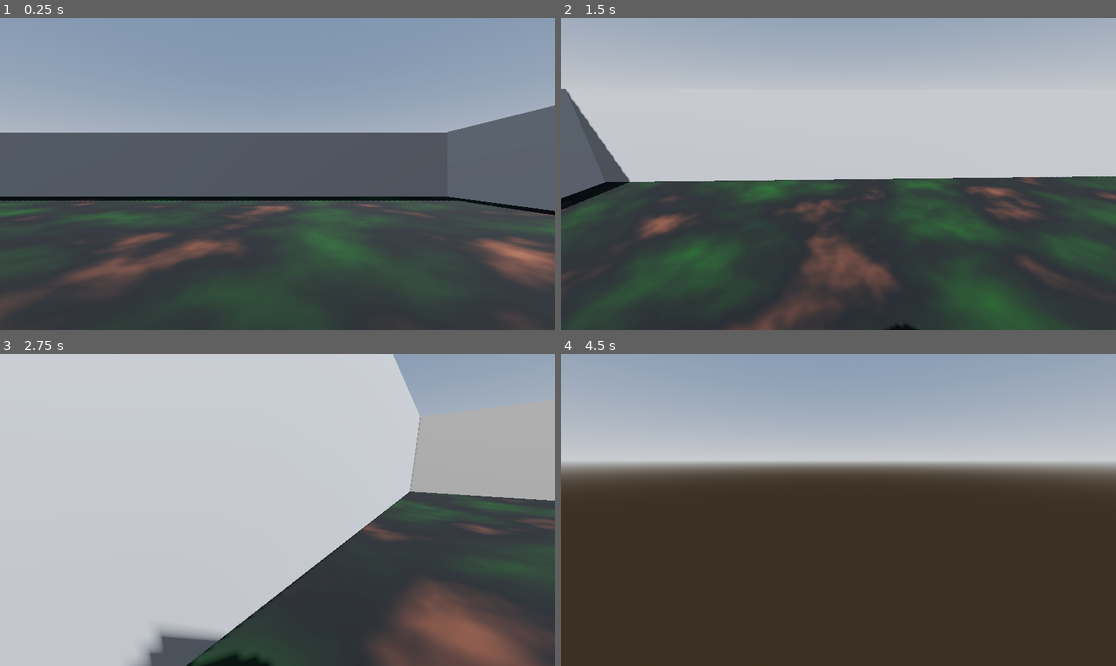
Above: before the commit, frames 1-4 (two rows, left to right).
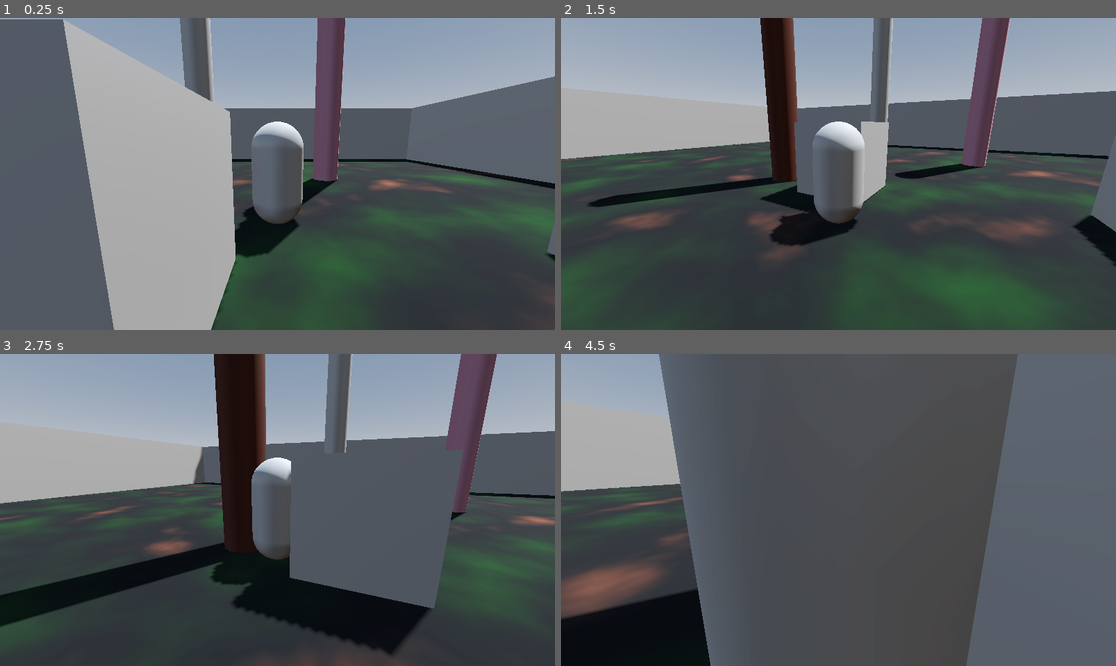
Above: after the commit, the same moments.

Repository: gxstavomiguel/godot-project
Game: Godot game, scene res://node_3d.tscn
Same seed, same stepped clock (60 frames per second), same inputs: the game is played once before the commit and once after it.
Inputs (mouse positions are in pixels of both pictures, inside the frame that each line leads up to):
- Up to frame 1 (0.25 s): no input
- Up to frame 2 (1.5 s): tap Enter at 0.5 s; move the mouse to (960, 158) at 0.52 s; hold S (right) 0.53-1.28 s; hold Ctrl (run, bound only after the commit) 0.53-1.28 s; click (960, 158) at 0.67 s; tap Space (jump) at 0.77 s; move the mouse to (810, 174) at 1.27 s; hold W (forward) from 1.28 s (still down); tap Ctrl (run, bound only after the commit) at 1.35 s
- Up to frame 3 (2.75 s): keep holding W (forward); tap Space (jump) at 1.52 s; move the mouse to (288, 503) at 2.02 s; hold Ctrl (run, bound only after the commit) from 2.03 s (still down)
- Up to frame 4 (4.5 s): keep holding W (forward); move the mouse to (832, 516) at 2.77 s; release Ctrl (run, bound only after the commit) at 2.78 s; tap Ctrl (run, bound only after the commit) at 2.85, 4.35 s; tap Space (jump) at 3.02, 3.77 s; move the mouse to (877, 513) at 3.52 s; hold Ctrl (run, bound only after the commit) 3.53-4.28 s; move the mouse to (794, 506) at 4.27 s

The runs differ from the first frame. In frame 1, 48% of the frame differs, in the area x 0-100%, y 0-100%; in frame 2, 44%; in frame 3, 84%; in frame 4, 93%.

Commit message:
Modificações
Câmera em terceira pessoa,
Movimentação andando e correndo,
olhar para os lados,
olhar em direção do mouse

Diff:
--- a/Player.tscn
+++ b/Player.tscn
@@ -6,16 +6,24 @@
 
 [sub_resource type="CapsuleMesh" id="CapsuleMesh_kne1u"]
 
+[sub_resource type="CylinderMesh" id="CylinderMesh_xhfnw"]
+
 [node name="Player" type="CharacterBody3D"]
 script = ExtResource("1_xhfnw")
 
 [node name="CollisionShape3D" type="CollisionShape3D" parent="."]
 shape = SubResource("CapsuleShape3D_kpjcp")
 
-[node name="MeshInstance3D" type="MeshInstance3D" parent="."]
+[node name="Geometry" type="MeshInstance3D" parent="."]
 mesh = SubResource("CapsuleMesh_kne1u")
 
-[node name="Pivot" type="Node3D" parent="."]
+[node name="MeshInstance3D" type="MeshInstance3D" parent="Geometry"]
+transform = Transform3D(0.7, 0, 0, 0, -2.18557e-08, -0.5, 0, 0.5, -2.18557e-08, 0, 0.5, -0.214958)
+mesh = SubResource("CylinderMesh_xhfnw")
+
+[node name="Pivot" type="SpringArm3D" parent="."]
+transform = Transform3D(1, 0, 0, 0, 0.984808, 0.173648, 0, -0.173648, 0.984808, 0, 0, 0)
+spring_length = 4.0
 
 [node name="Camera3D" type="Camera3D" parent="Pivot"]
-transform = Transform3D(1, 0, 0, 0, 1, 0, 0, 0, 1, 0, 0.398743, 0)
+transform = Transform3D(1, 0, 0, 0, 1, 7.45058e-08, 0, -5.96046e-08, 1, 0, 5.56957, 4.10089)
--- a/node_3d.tscn
+++ b/node_3d.tscn
@@ -15,6 +15,29 @@
 sky = SubResource("Sky_a202f")
 tonemap_mode = 2
 glow_enabled = true
+
+[sub_resource type="BoxMesh" id="BoxMesh_noarx"]
+
+[sub_resource type="BoxShape3D" id="BoxShape3D_a0tk4"]
+
+[sub_resource type="CylinderMesh" id="CylinderMesh_noarx"]
+
+[sub_resource type="StandardMaterial3D" id="StandardMaterial3D_a0tk4"]
+albedo_color = Color(0.274711, 0.148908, 0.113373, 1)
+
+[sub_resource type="CylinderShape3D" id="CylinderShape3D_r3fl7"]
+
+[sub_resource type="StandardMaterial3D" id="StandardMaterial3D_jka67"]
+albedo_color = Color(0.27451, 0.14902, 0.113725, 1)
+
+[sub_resource type="StandardMaterial3D" id="StandardMaterial3D_i5arm"]
+albedo_color = Color(0.27451, 0.14902, 0.113725, 1)
+
+[sub_resource type="StandardMaterial3D" id="StandardMaterial3D_wc5p8"]
+albedo_color = Color(0.884422, 0.646042, 0.739048, 1)
+metallic = 1.0
+metallic_specular = 1.0
+metallic_texture_channel = 4
 
 [sub_resource type="PlaneMesh" id="PlaneMesh_4xowi"]
 
@@ -37,10 +60,6 @@
 
 [sub_resource type="BoxMesh" id="BoxMesh_a202f"]
 
-[sub_resource type="BoxMesh" id="BoxMesh_noarx"]
-
-[sub_resource type="BoxShape3D" id="BoxShape3D_a0tk4"]
-
 [node name="Main" type="Node3D"]
 script = ExtResource("1_a202f")
 
@@ -50,35 +69,6 @@
 [node name="DirectionalLight3D" type="DirectionalLight3D" parent="."]
 transform = Transform3D(-0.866023, -0.433016, 0.250001, 0, 0.499998, 0.866027, -0.500003, 0.749999, -0.43301, 0, 0, 0)
 shadow_enabled = true
-
-[node name="Floor" type="MeshInstance3D" parent="."]
-transform = Transform3D(15, 0, 0, 0, 1, 0, 0, 0, 15, 0.0332153, 0.580797, -0.00303006)
-mesh = SubResource("PlaneMesh_4xowi")
-surface_material_override/0 = SubResource("StandardMaterial3D_r3fl7")
-
-[node name="StaticBody3D" type="StaticBody3D" parent="Floor"]
-
-[node name="CollisionShape3D" type="CollisionShape3D" parent="Floor/StaticBody3D"]
-shape = SubResource("ConcavePolygonShape3D_a0tk4")
-
-[node name="Wall1" type="MeshInstance3D" parent="."]
-transform = Transform3D(30, 0, 0, 0, 4, 0, 0, 0, 0.5, 0.0237923, 2.58441, 14.7283)
-mesh = SubResource("BoxMesh_a202f")
-
-[node name="Wall2" type="MeshInstance3D" parent="."]
-transform = Transform3D(30, 0, 0, 0, 4, 0, 0, 0, 0.5, 0.0206499, 2.55413, -14.7668)
-mesh = SubResource("BoxMesh_a202f")
-
-[node name="Wall3" type="MeshInstance3D" parent="."]
-transform = Transform3D(-1.26763e-06, 0, 0.5, 0, 4, 0, -29, 0, -2.18557e-08, -14.7181, 2.58368, -0.000898361)
-mesh = SubResource("BoxMesh_a202f")
-
-[node name="Wall4" type="MeshInstance3D" parent="."]
-transform = Transform3D(-1.26763e-06, 0, 0.5, 0, 4, 0, -29, 0, -2.18557e-08, 14.7652, 2.57483, -0.0172863)
-mesh = SubResource("BoxMesh_a202f")
-
-[node name="Player" parent="." instance=ExtResource("2_noarx")]
-transform = Transform3D(1, 0, 0, 0, 1, 0, 0, 0, 1, 4.01241, 1.5808, -1.92982)
 
 [node name="Map" type="Node3D" parent="."]
 
@@ -99,3 +89,86 @@
 
 [node name="CollisionShape3D" type="CollisionShape3D" parent="Map/Box2/StaticBody3D"]
 shape = SubResource("BoxShape3D_a0tk4")
+
+[node name="MeshInstance3D" type="MeshInstance3D" parent="Map"]
+transform = Transform3D(1, 0, 0, 0, 4, 0, 0, 0, 1, -0.022, 4.6, 0.373)
+mesh = SubResource("CylinderMesh_noarx")
+surface_material_override/0 = SubResource("StandardMaterial3D_a0tk4")
+
+[node name="StaticBody3D" type="StaticBody3D" parent="Map/MeshInstance3D"]
+
+[node name="CollisionShape3D" type="CollisionShape3D" parent="Map/MeshInstance3D/StaticBody3D"]
+shape = SubResource("CylinderShape3D_r3fl7")
+
+[node name="MeshInstance3D2" type="MeshInstance3D" parent="Map"]
+transform = Transform3D(1, 0, 0, 0, 4, 0, 0, 0, 1, -7.07684, 4.6, 5.2865)
+mesh = SubResource("CylinderMesh_noarx")
+surface_material_override/0 = SubResource("StandardMaterial3D_jka67")
+
+[node name="StaticBody3D" type="StaticBody3D" parent="Map/MeshInstance3D2"]
+
+[node name="CollisionShape3D" type="CollisionShape3D" parent="Map/MeshInstance3D2/StaticBody3D"]
+shape = SubResource("CylinderShape3D_r3fl7")
+
+[node name="MeshInstance3D3" type="MeshInstance3D" parent="Map"]
+transform = Transform3D(1, 0, 0, 0, 4, 0, 0, 0, 1, 7.47842, 4.6, 7.12463)
+mesh = SubResource("CylinderMesh_noarx")
+surface_material_override/0 = SubResource("StandardMaterial3D_i5arm")
+
+[node name="StaticBody3D" type="StaticBody3D" parent="Map/MeshInstance3D3"]
+
+[node name="CollisionShape3D" type="CollisionShape3D" parent="Map/MeshInstance3D3/StaticBody3D"]
+shape = SubResource("CylinderShape3D_r3fl7")
+
+[node name="MeshInstance3D4" type="MeshInstance3D" parent="Map"]
+transform = Transform3D(1, 0, 0, 0, 4, 0, 0, 0, 1, 6.00841, 4.6, -6.38259)
+mesh = SubResource("CylinderMesh_noarx")
+surface_material_override/0 = SubResource("StandardMaterial3D_wc5p8")
+
+[node name="StaticBody3D" type="StaticBody3D" parent="Map/MeshInstance3D4"]
+
+[node name="CollisionShape3D" type="CollisionShape3D" parent="Map/MeshInstance3D4/StaticBody3D"]
+shape = SubResource("CylinderShape3D_r3fl7")
+
+[node name="MeshInstance3D5" type="MeshInstance3D" parent="Map"]
+transform = Transform3D(1, 0, 0, 0, 4, 0, 0, 0, 1, 1.11237, 4.6, -6.00057)
+mesh = SubResource("CylinderMesh_noarx")
+
+[node name="StaticBody3D" type="StaticBody3D" parent="Map/MeshInstance3D5"]
+
+[node name="CollisionShape3D" type="CollisionShape3D" parent="Map/MeshInstance3D5/StaticBody3D"]
+shape = SubResource("CylinderShape3D_r3fl7")
+
+[node name="Floor" type="MeshInstance3D" parent="Map"]
+transform = Transform3D(15, 0, 0, 0, 1, 0, 0, 0, 15, 0.0332153, 0.580797, -0.00303006)
+mesh = SubResource("PlaneMesh_4xowi")
+skeleton = NodePath("../..")
+surface_material_override/0 = SubResource("StandardMaterial3D_r3fl7")
+
+[node name="StaticBody3D" type="StaticBody3D" parent="Map/Floor"]
+
+[node name="CollisionShape3D" type="CollisionShape3D" parent="Map/Floor/StaticBody3D"]
+shape = SubResource("ConcavePolygonShape3D_a0tk4")
+
+[node name="Wall1" type="MeshInstance3D" parent="Map"]
+transform = Transform3D(30, 0, 0, 0, 4, 0, 0, 0, 0.5, 0.0237923, 2.58441, 14.7283)
+mesh = SubResource("BoxMesh_a202f")
+skeleton = NodePath("../..")
+
+[node name="Wall2" type="MeshInstance3D" parent="Map"]
+transform = Transform3D(30, 0, 0, 0, 4, 0, 0, 0, 0.5, 0.0206499, 2.55413, -14.7668)
+mesh = SubResource("BoxMesh_a202f")
+skeleton = NodePath("../..")
+
+[node name="Wall3" type="MeshInstance3D" parent="Map"]
+transform = Transform3D(-1.26763e-06, 0, 0.5, 0, 4, 0, -29, 0, -2.18557e-08, -14.7181, 2.58368, -0.000898361)
+mesh = SubResource("BoxMesh_a202f")
+skeleton = NodePath("../..")
+
+[node name="Wall4" type="MeshInstance3D" parent="Map"]
+transform = Transform3D(-1.26763e-06, 0, 0.5, 0, 4, 0, -29, 0, -2.18557e-08, 14.7652, 2.57483, -0.0172863)
+mesh = SubResource("BoxMesh_a202f")
+skeleton = NodePath("../..")
+
+[node name="Player" parent="Map" instance=ExtResource("2_noarx")]
+transform = Transform3D(1, 0, 0, 0, 1, 0, 0, 0, 1, 4.01241, 1.5808, -1.92982)
--- a/player.gd
+++ b/player.gd
@@ -1,12 +1,14 @@
 extends CharacterBody3D
 
-const SPEED = 8.0
+var SPEED = 6.0
 const JUMP_VELOCITY = 6.5
-const MOUSE_SENSITIVITY = 0.01
+const MOUSE_SENSITIVITY = 0.1
+const TURN_SPEED = 10
 
-var gravity = ProjectSettings.get_setting("physics/3d/default_gravity")
+var gravity = ProjectSettings.get_setting("physics/3d/default_gravity") * 2.0
 @onready var pivot = $Pivot
 @onready var camera = $Pivot/Camera3D
+@onready var geometry = $Geometry
 
 func _input(event):
 	if event is InputEventMouseButton:
@@ -15,9 +17,14 @@
 		Input.mouse_mode = Input.MOUSE_MODE_VISIBLE
 
 	if event is InputEventMouseMotion and Input.mouse_mode == Input.MOUSE_MODE_CAPTURED:
-		pivot.rotate_y(-(event as InputEventMouseMotion).relative.x * MOUSE_SENSITIVITY)
-		camera.rotate_x(-(event as InputEventMouseMotion).relative.y * MOUSE_SENSITIVITY)
-		camera.rotation.x = clamp(camera.rotation.x, deg_to_rad(-80), deg_to_rad(80))
+		#pivot.rotate_y(-(event as InputEventMouseMotion).relative.x * MOUSE_SENSITIVITY)
+		#camera.rotate_x(-(event as InputEventMouseMotion).relative.y * MOUSE_SENSITIVITY)
+		#camera.rotation.x = clamp(camera.rotation.x, deg_to_rad(-80), deg_to_rad(80))
+		rotate_y(deg_to_rad(-(event as InputEventMouseMotion).relative.x * MOUSE_SENSITIVITY))
+		geometry.rotate_y(deg_to_rad((event as InputEventMouseMotion).relative.x * MOUSE_SENSITIVITY))
+		pivot.rotate_x(deg_to_rad(-(event as InputEventMouseMotion).relative.y * MOUSE_SENSITIVITY))
+		pivot.rotation.x = deg_to_rad(clamp(rad_to_deg(pivot.rotation.x), -90, 90))
+
 
 func _physics_process(delta):
 	if not is_on_floor():
@@ -26,13 +33,28 @@
 	if Input.is_action_just_pressed("jump") and is_on_floor():
 		velocity.y = JUMP_VELOCITY
 
+	if Input.is_action_pressed("run") and is_on_floor():
+		SPEED = 8.5
+	else:
+		SPEED = 6.5
+
 	var input_dir = Input.get_vector("left", "down", "forward" , "right", )
-	var direction = (pivot.transform.basis * Vector3(input_dir.x, 0, input_dir.y)).normalized()
+	#var direction = (pivot.transform.basis * Vector3(input_dir.x, 0, input_dir.y)).normalized()
+	var direction = (transform.basis * Vector3(input_dir.x, 0, input_dir.y)).normalized()
+
+
 	if direction:
 		velocity.x = direction.x * SPEED
 		velocity.z = direction.z * SPEED
+		var prev_y = geometry.rotation.y
+		#geometry.look_at(Vector3(position.x, position.y, position.z), Vector3.UP)
+		geometry.look_at(Vector3(position.x, position.y, position.z) + direction)
+		var target_y = geometry.rotation.y
+		geometry.rotation.y = lerp_angle(prev_y, target_y, delta * TURN_SPEED)
 	else:
 		velocity.x = move_toward(direction.x, 0, SPEED)
 		velocity.z = move_toward(direction.z, 0, SPEED)
 
+
+
 	move_and_slide()
--- a/project.godot
+++ b/project.godot
@@ -42,3 +42,8 @@
 "events": [Object(InputEventKey,"resource_local_to_scene":false,"resource_name":"","device":-1,"window_id":0,"alt_press …(191 unchanged characters)…
 ]
 }
+run={
+"deadzone": 0.2,
+"events": [Object(InputEventKey,"resource_local_to_scene":false,"resource_name":"","device":-1,"window_id":0,"alt_pressed":false,"shift_pressed":false,"ctrl_pressed":false,"meta_pressed":false,"pressed":false,"keycode":0,"physical_keycode":4194326,"key_label":0,"unicode":0,"location":0,"echo":false,"script":null)
+]
+}
Not shown: 1 places in Player.tscn that only renumber resources
Not shown: 1 places in node_3d.tscn that only renumber resources
